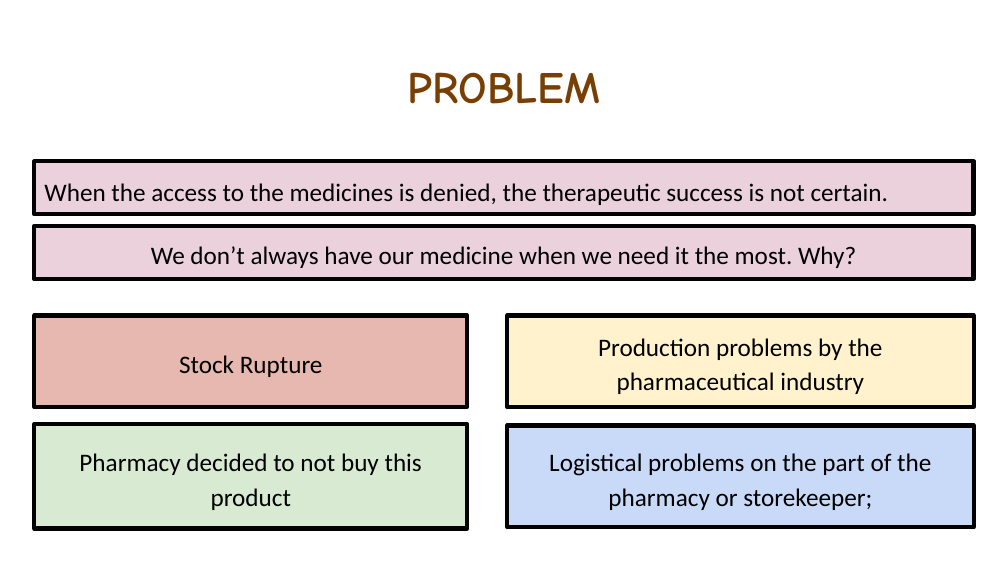
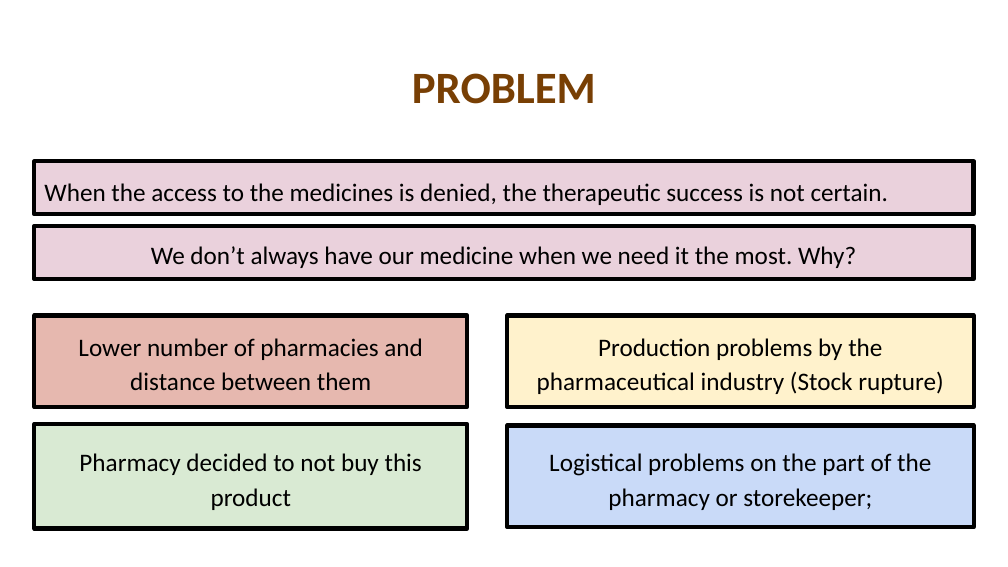
Before and after one commit to Elsamarsantos/PharmaFriend, a slide deck: slide 5 of PharmaFriend.pptx. Drawn at 1008x567 pixels with LibreOffice and Linux fonts; fonts in the diff are those of the drawing; background and template pictures are left out. Boxes give left, top, right and bottom in pixels: in the first picture for what was removed or moved away, otherwise in the second. Text is boxed around its words. In the diff, an @@ line names an element or a change of style, - is before the commit and + after.

```diff
--- a/PharmaFriend.pptx
+++ b/PharmaFriend.pptx
@@ title "PROBLEM" at box(412, 73, 596, 104): font Comic Neue to Calibri @@
@@ text in rectangle at box(78, 338, 423, 390): text changed @@
-Stock Rupture
+Lower number of pharmacies and distance between them
@@ text in rectangle at box(537, 338, 943, 394): text changed @@
-Production problems by the pharmaceutical industry
+Production problems by the pharmaceutical industry (Stock rupture)
```
Also in this commit, not shown: 13 other slides changed, 1 slide removed, 2 other files.
